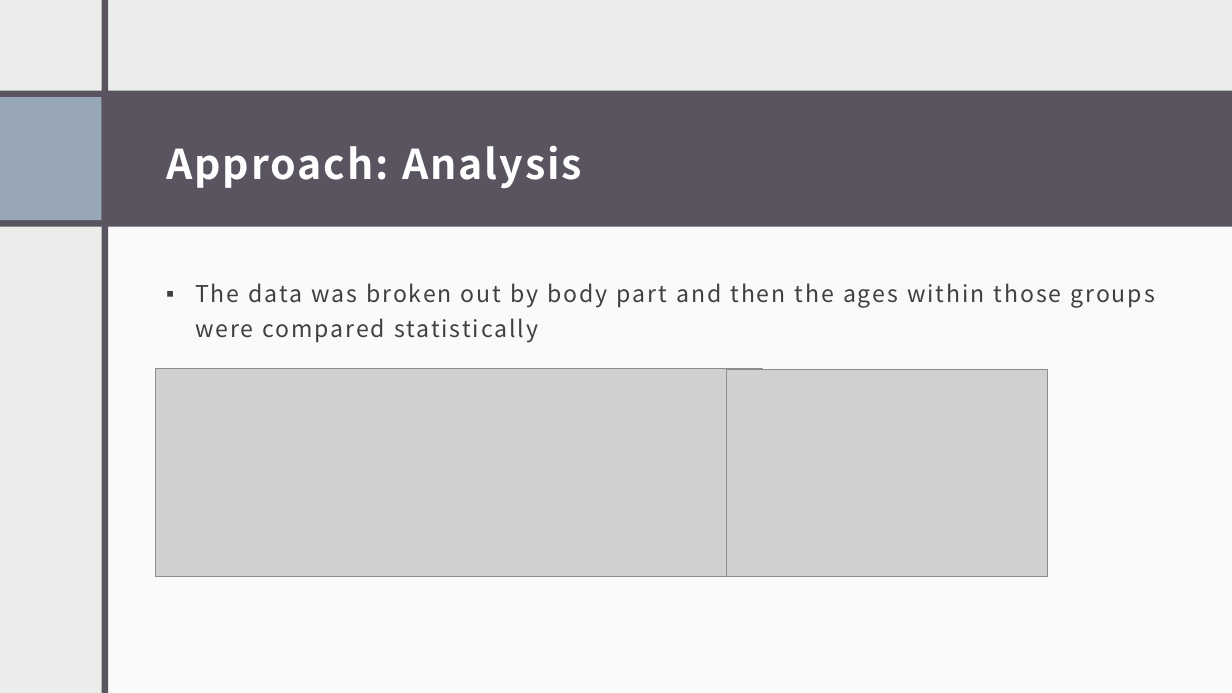
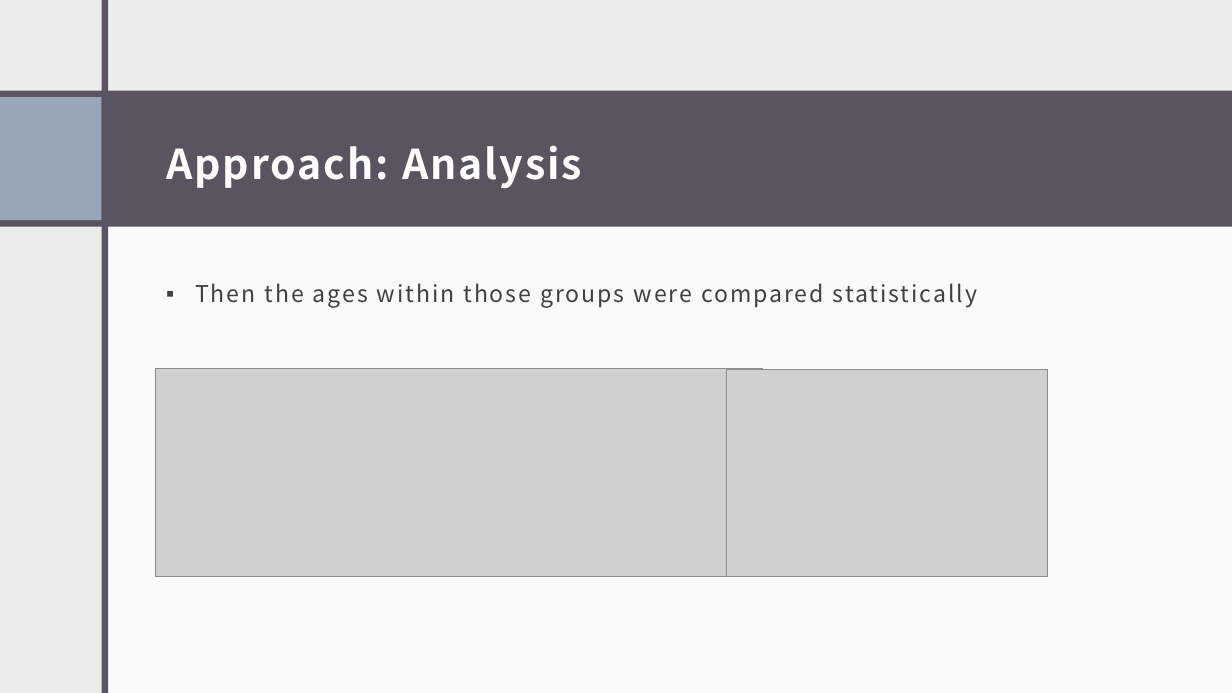
Before and after one commit to stevenlray/datascience_braces, a slide deck: slide 7 of Business Presentation.pptx (slide 5 before the commit). Drawn at 1232x693 pixels with LibreOffice and Linux fonts; fonts in the diff are those of the drawing; grey boxes stand for pictures. Boxes give left, top, right and bottom in pixels: in the first picture for what was removed or moved away, otherwise in the second. Text is boxed around its words. In the diff, an @@ line names an element or a change of style, - is before the commit and + after.

```diff
--- a/Business Presentation.pptx
+++ b/Business Presentation.pptx
@@ text at box(195, 283, 977, 308): text changed @@
-▪ The data was broken out by body part and then the ages within those groups were compared statistically
+▪ Then the ages within those groups were compared statistically
```
Also in this commit, not shown: 4 other slides changed, 3 slides added.
